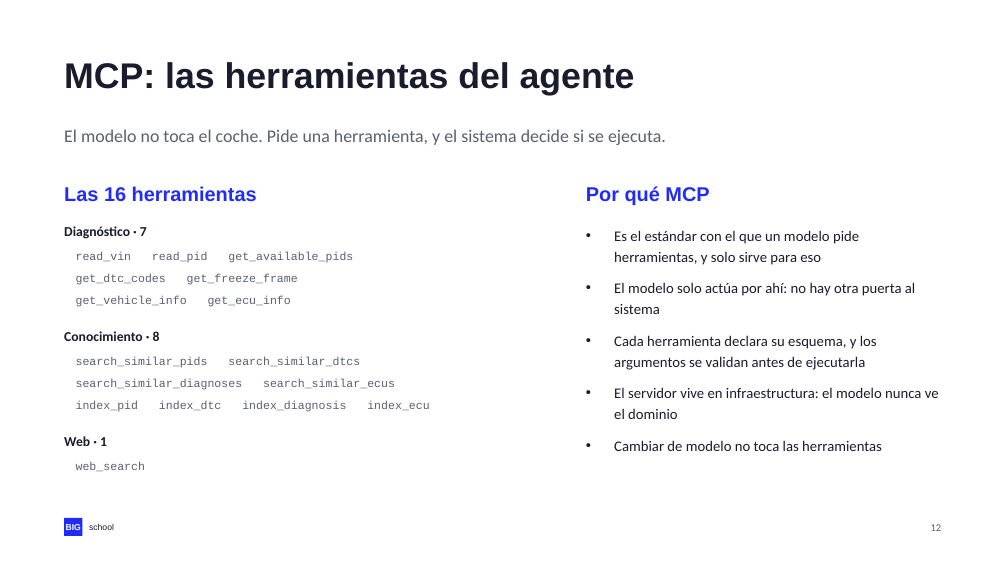
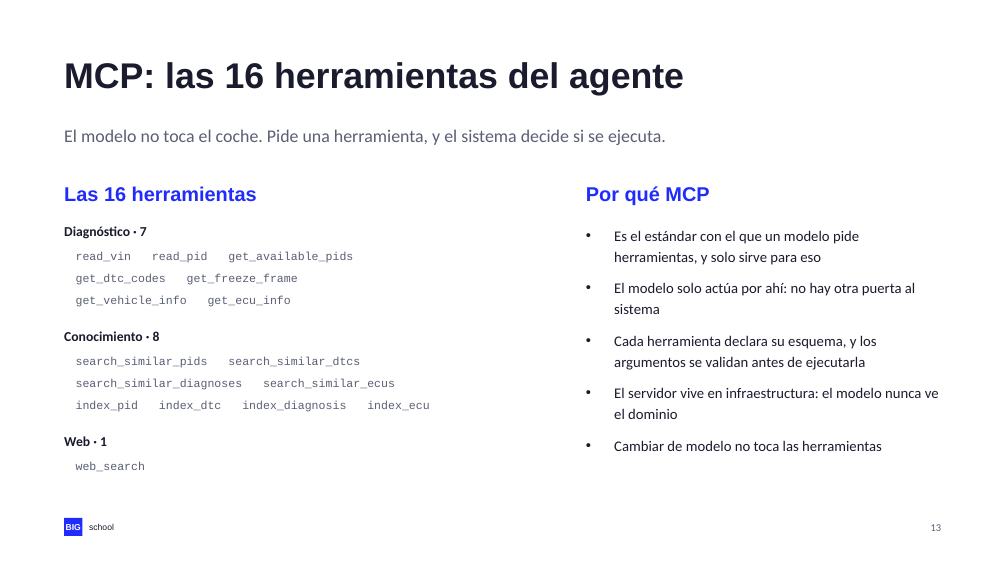
Before and after one commit to NovilloQuinta/intelligent-automotive-diagnostics, a slide deck: slide 13 of docs/presentacion/tfm-intelligent-automotive-diagnostics.pptx (slide 12 before the commit). Drawn at 1008x567 pixels with LibreOffice and Linux fonts; fonts in the diff are those of the drawing. Boxes give left, top, right and bottom in pixels: in the first picture for what was removed or moved away, otherwise in the second. Text is boxed around its words. In the diff, an @@ line names an element or a change of style, - is before the commit and + after.

```diff
--- a/docs/presentacion/tfm-intelligent-automotive-diagnostics.pptx
+++ b/docs/presentacion/tfm-intelligent-automotive-diagnostics.pptx
@@ text at <box>64,62,684,95</box>: text changed @@
-MCP: las herramientas del agente
+MCP: las 16 herramientas del agente
```
Also in this commit, not shown: 15 other slides changed, 1 slide added, 3 other files.
